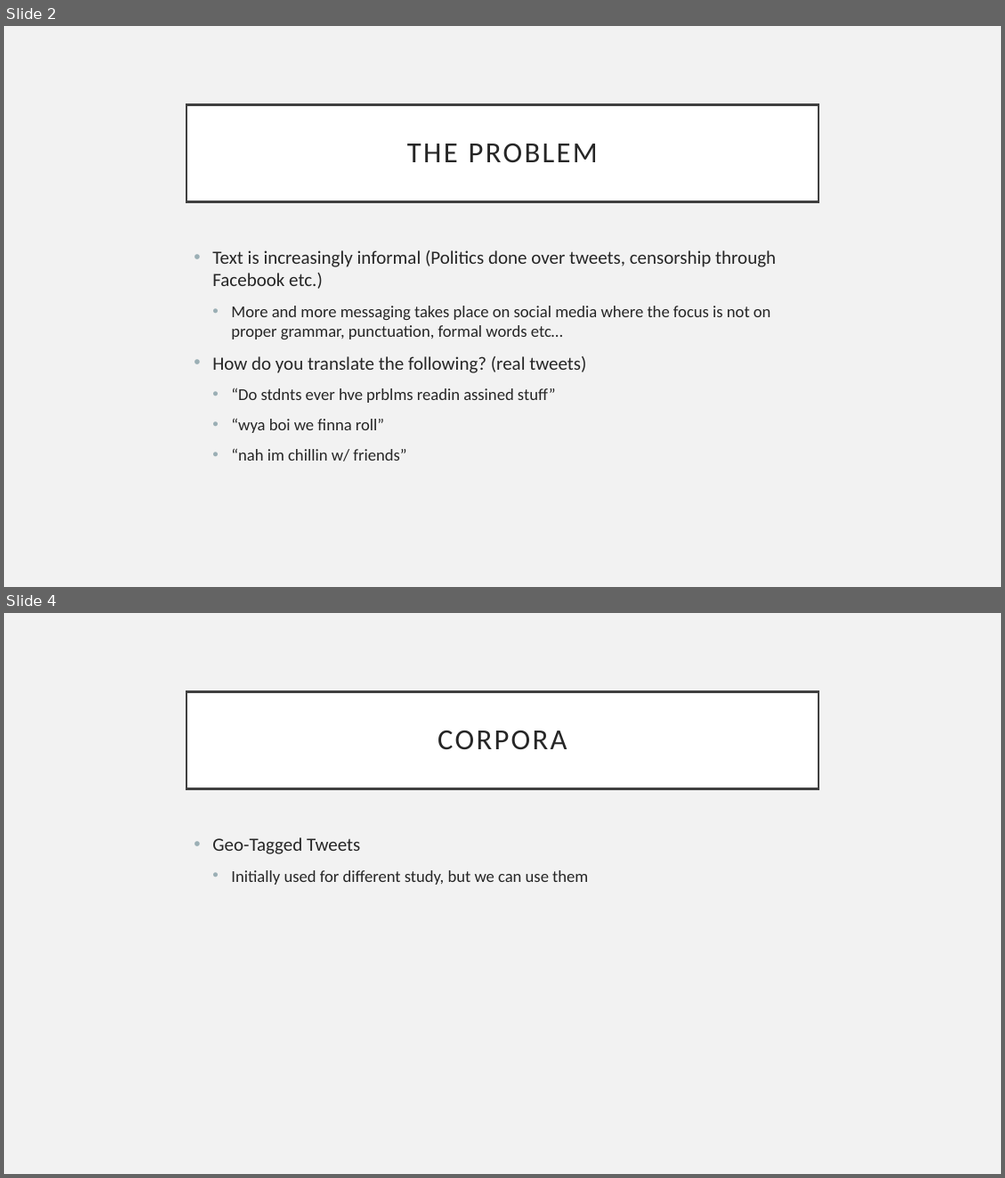
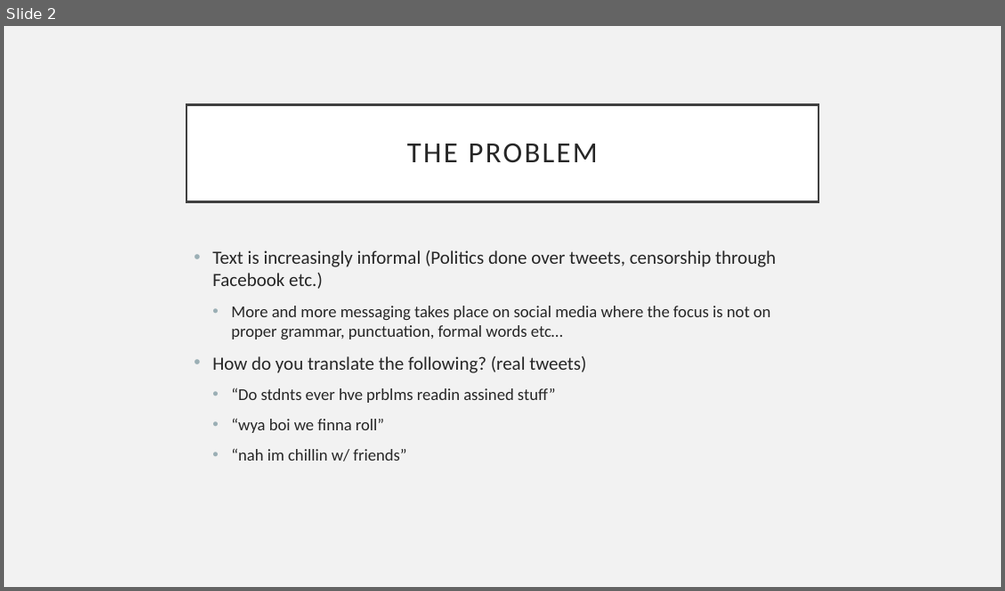
Before and after one commit to SanatDeshpande/Machine-Translation, a slide deck: FinalProject/Presentation1.pptx. Shown one above the other, each under a label of ours: slides 2 and 4 before the commit, slide 2 after it; the slides between them are not shown. The pictures are 1005x1178 and 1005x591 pixels, drawn with LibreOffice and Linux fonts; fonts in the diff are those of the drawing. Boxes give left, top, right and bottom in pixels: in the first picture for what was removed or moved away, otherwise in the second. Text is boxed around its words. In the diff, an @@ line names an element or a change of style, - is before the commit and + after.

```diff
--- a/FinalProject/Presentation1.pptx
+++ b/FinalProject/Presentation1.pptx
@@ slide 4 removed at box(4, 613, 1001, 1174), background #F2F2F2 @@
@@ title removed at box(186, 691, 818, 788) @@
-CORPORA
@@ text removed at box(212, 837, 588, 884) @@
-• Geo-Tagged Tweets
-  • Initially used for different study, but we can use them
```
Also in this commit, not shown: 1 slide changed, 4 slides added, 1 other file.
